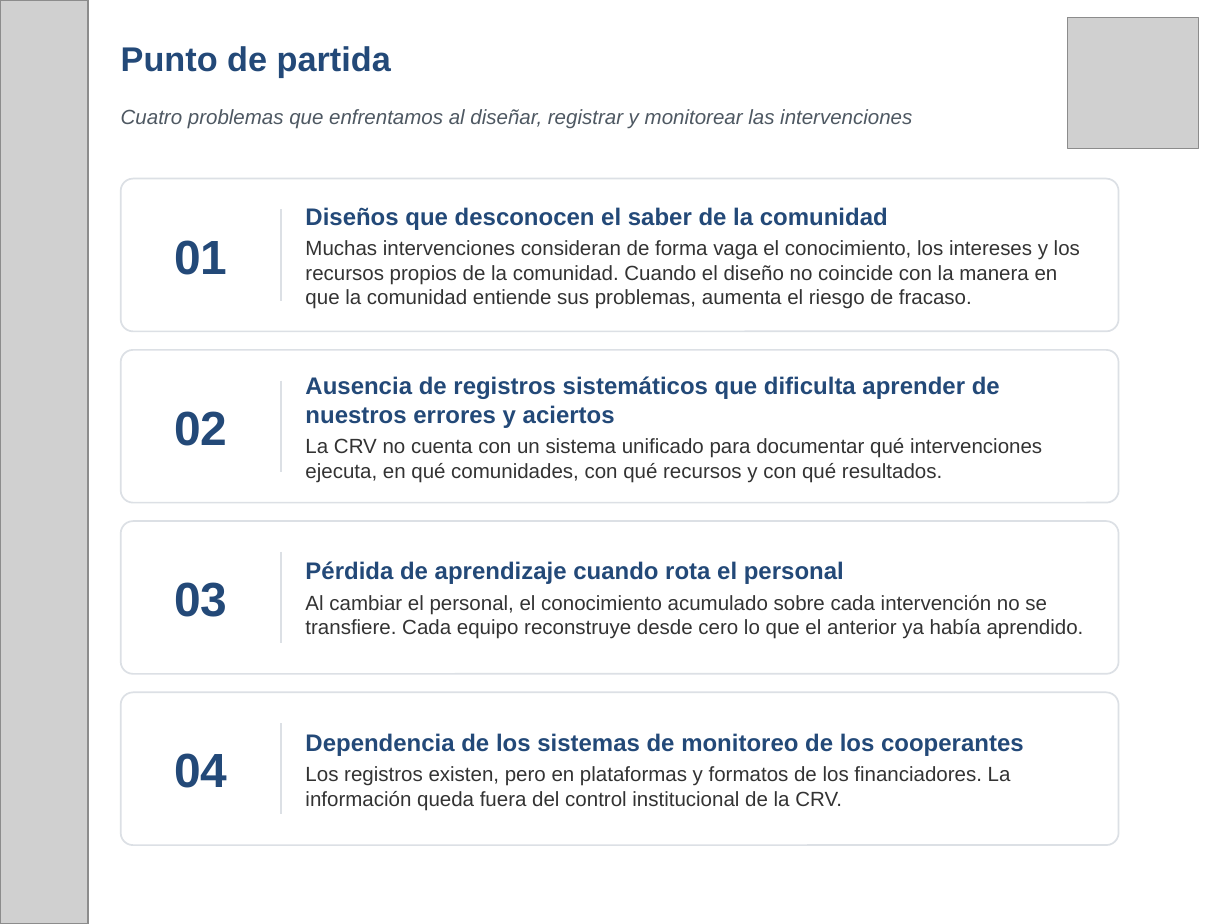
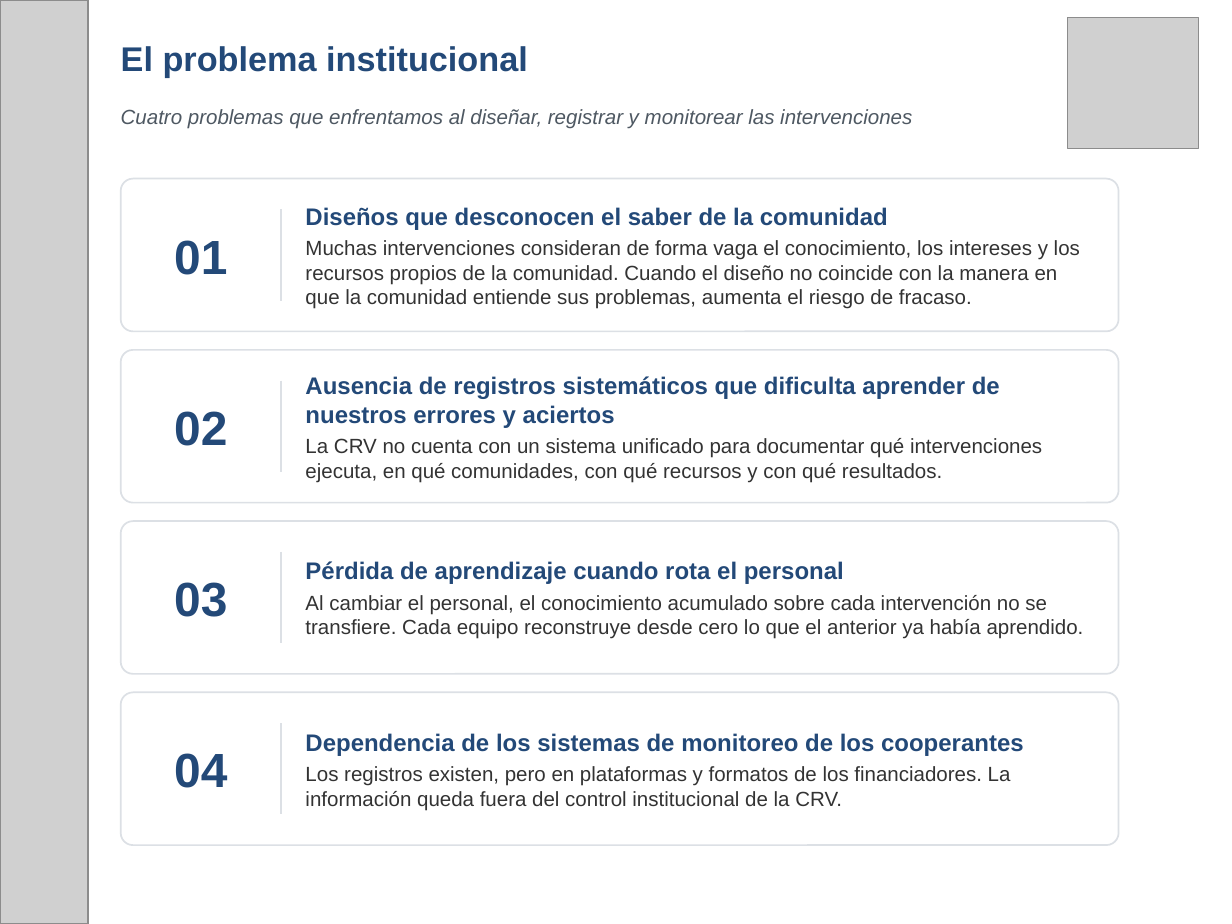
Before and after one commit to fmblancop/Hoja-de-Ruta-CRV, a slide deck: slide 7 of Hoja_de_Ruta_CRV_presentacion.pptx. Drawn at 1232x924 pixels with LibreOffice and Linux fonts; fonts in the diff are those of the drawing; grey boxes stand for pictures. Boxes give left, top, right and bottom in pixels: in the first picture for what was removed or moved away, otherwise in the second. Text is boxed around its words. In the diff, an @@ line names an element or a change of style, - is before the commit and + after.

```diff
--- a/Hoja_de_Ruta_CRV_presentacion.pptx
+++ b/Hoja_de_Ruta_CRV_presentacion.pptx
@@ text at [121,46,528,77]: text changed @@
-Punto de partida
+El problema institucional
```
Also in this commit, not shown: 6 other slides changed, 4 slides added, 2 slides removed.
